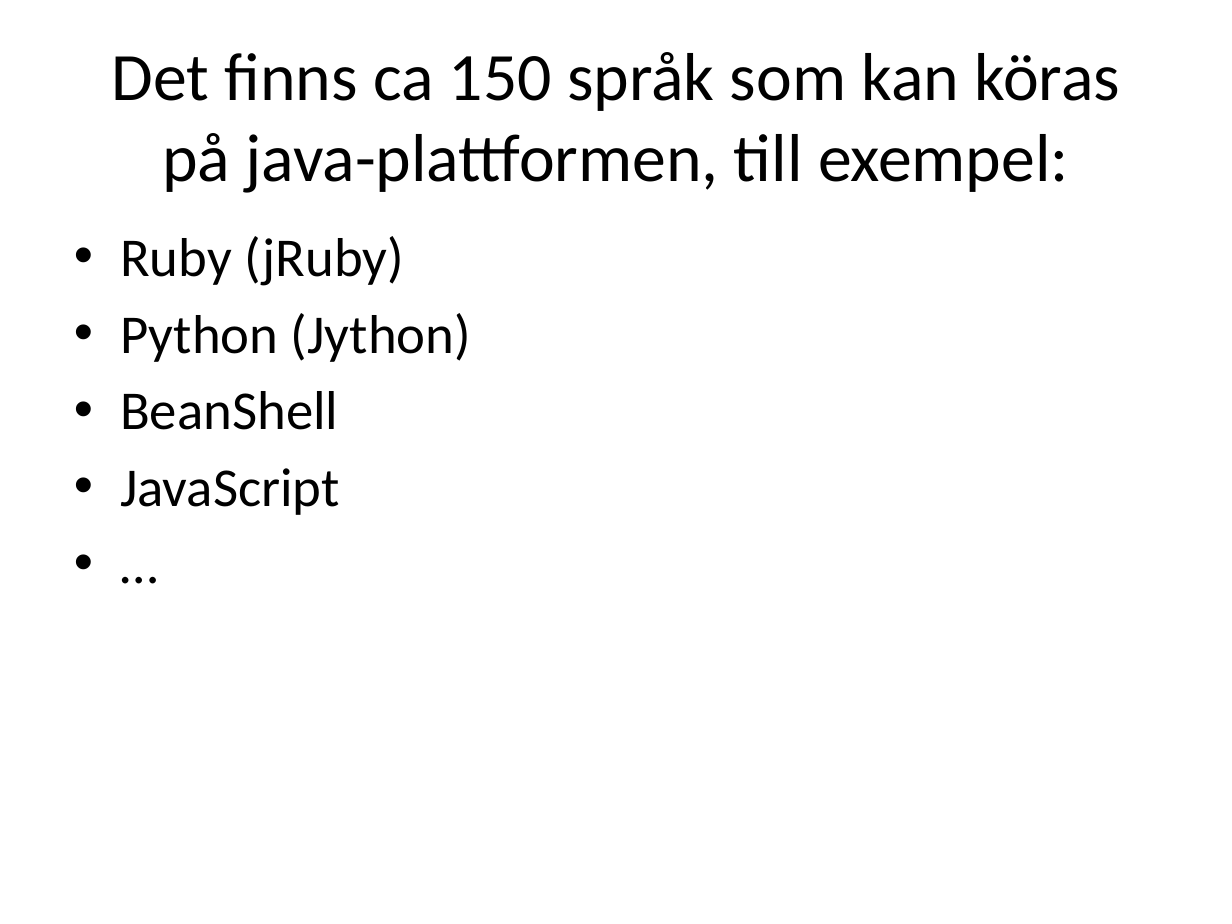
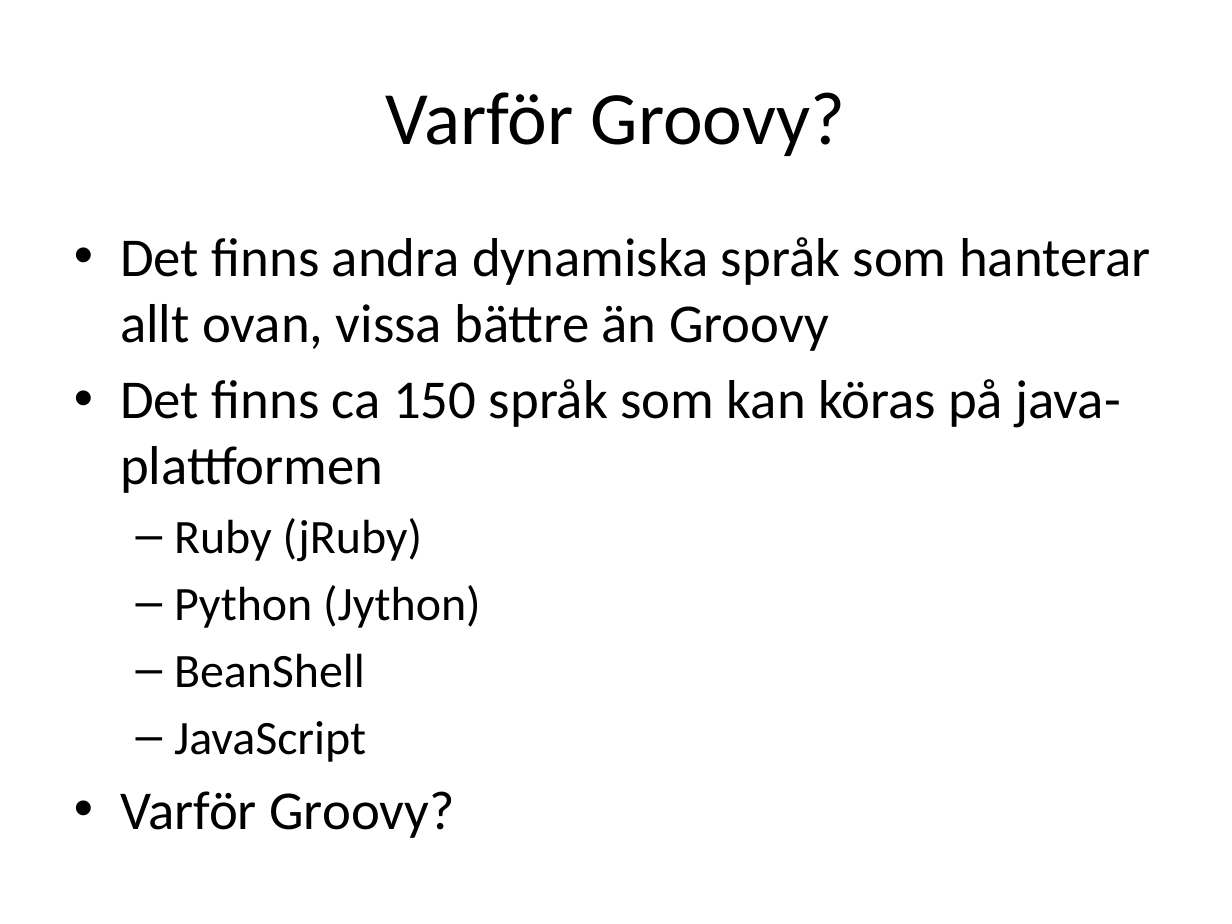
Before and after one commit to me97esn/groovyseminarium, a slide deck: slide 13 of groovyseminarie/dokument/groovyseminarium_source.pptx. Drawn at 1232x924 pixels with LibreOffice and Linux fonts; fonts in the diff are those of the drawing. Boxes give left, top, right and bottom in pixels: in the first picture for what was removed or moved away, otherwise in the second. Text is boxed around its words. In the diff, an @@ line names an element or a change of style, - is before the commit and + after.

```diff
--- a/groovyseminarie/dokument/groovyseminarium_source.pptx
+++ b/groovyseminarie/dokument/groovyseminarium_source.pptx
@@ title at (x1=386, y1=92, x2=846, y2=156): text changed; size 39.6 to 44 pt @@
-Det finns ca 150 språk som kan köras på java-plattformen, till exempel:
+Varför Groovy?
@@ text at (x1=120, y1=237, x2=1151, y2=493): paragraphs added @@
+• Det finns andra dynamiska språk som hanterar allt ovan, vissa bättre än Groovy
+• Det finns ca 150 språk som kan köras på java-plattformen
@@ text at (x1=174, y1=518, x2=481, y2=762): size 32 to 28 pt in "Ruby (jRuby)", "Python (Jython)", "BeanShell", "JavaScript"; bullet • to –; list level 1 to 2 in "Ruby (jRuby)"; list level 1 to 2 in "Python (Jython)"; list level 1 to 2 in "BeanShell"; list level 1 to 2 in "JavaScript" @@
@@ text at (x1=120, y1=791, x2=455, y2=838): text changed @@
-• …
+• Varför Groovy?
```
Also in this commit, not shown: 3 other slides changed, 2 slides added, 1 slide removed, 1 other file.
